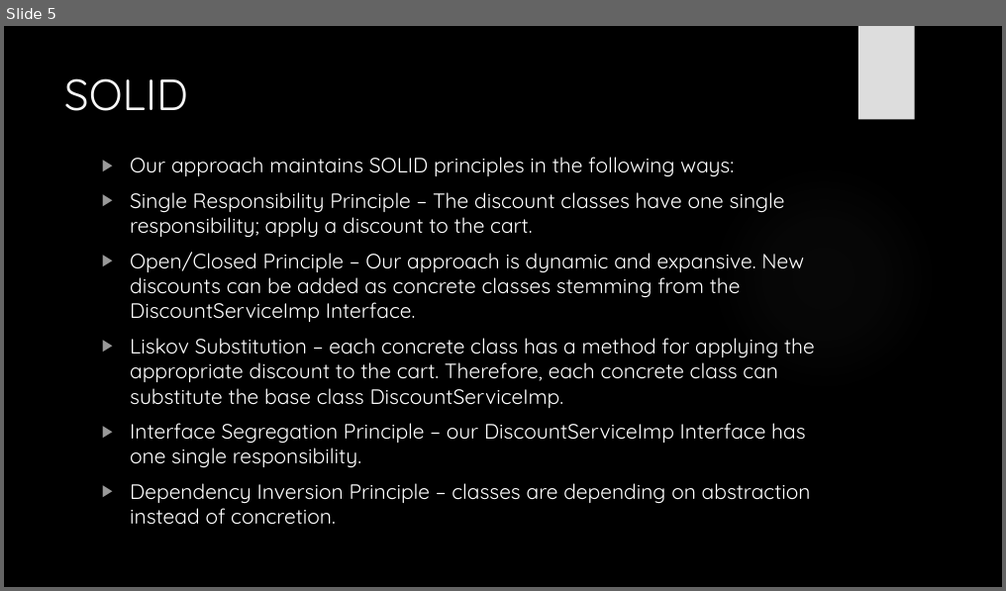
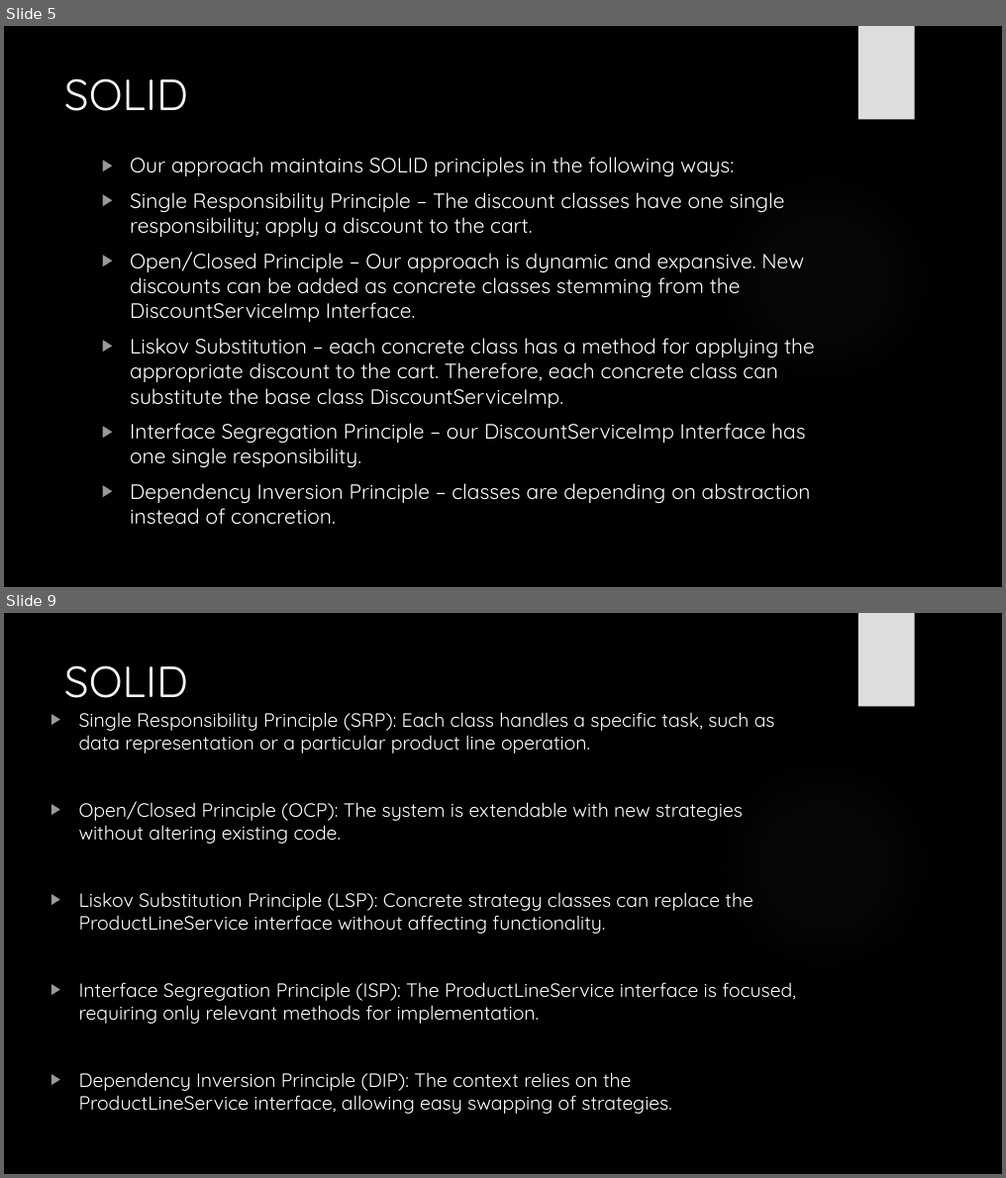
Before and after one commit to chrisramirez738/CSCI4320, a slide deck: SWEPresentation.pptx. Shown one above the other, each under a label of ours: slide 5 before the commit, slides 5 and 9 after it; the slides between them are not shown. The pictures are 1006x591 and 1006x1178 pixels, drawn with LibreOffice and Linux fonts; fonts in the diff are those of the drawing; background and template pictures are left out. Boxes give left, top, right and bottom in pixels: in the first picture for what was removed or moved away, otherwise in the second. Text is boxed around its words. In the diff, an @@ line names an element or a change of style, - is before the commit and + after.

```diff
--- a/SWEPresentation.pptx
+++ b/SWEPresentation.pptx
@@ slide 9 added at (x1=4, y1=613, x2=1002, y2=1174), background picture (left out); not listed: 2 template elements that a slide beside it also shows @@
@@ title added at (x1=64, y1=665, x2=188, y2=698), 42 pt, text #F8F8F8 @@
+SOLID
@@ text added at (x1=79, y1=712, x2=796, y2=1114), 18.5 pt, text #FFFFFF @@
+▶ Single Responsibility Principle (SRP): Each class handles a specific task, such as data representation or a particular product line operation.
+▶ Open/Closed Principle (OCP): The system is extendable with new strategies without altering existing code.
+▶ Liskov Substitution Principle (LSP): Concrete strategy classes can replace the ProductLineService interface without affecting functionality.
+▶ Interface Segregation Principle (ISP): The ProductLineService interface is focused, requiring only relevant methods for implementation.
+▶ Dependency Inversion Principle (DIP): The context relies on the ProductLineService interface, allowing easy swapping of strategies.
```
Also in this commit, not shown: 3 other slides added.
